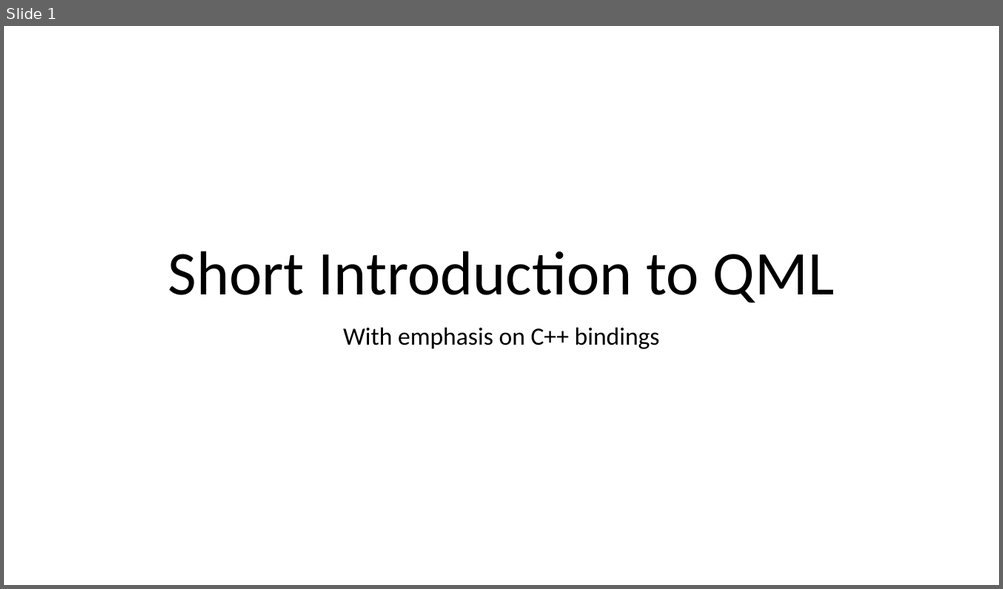
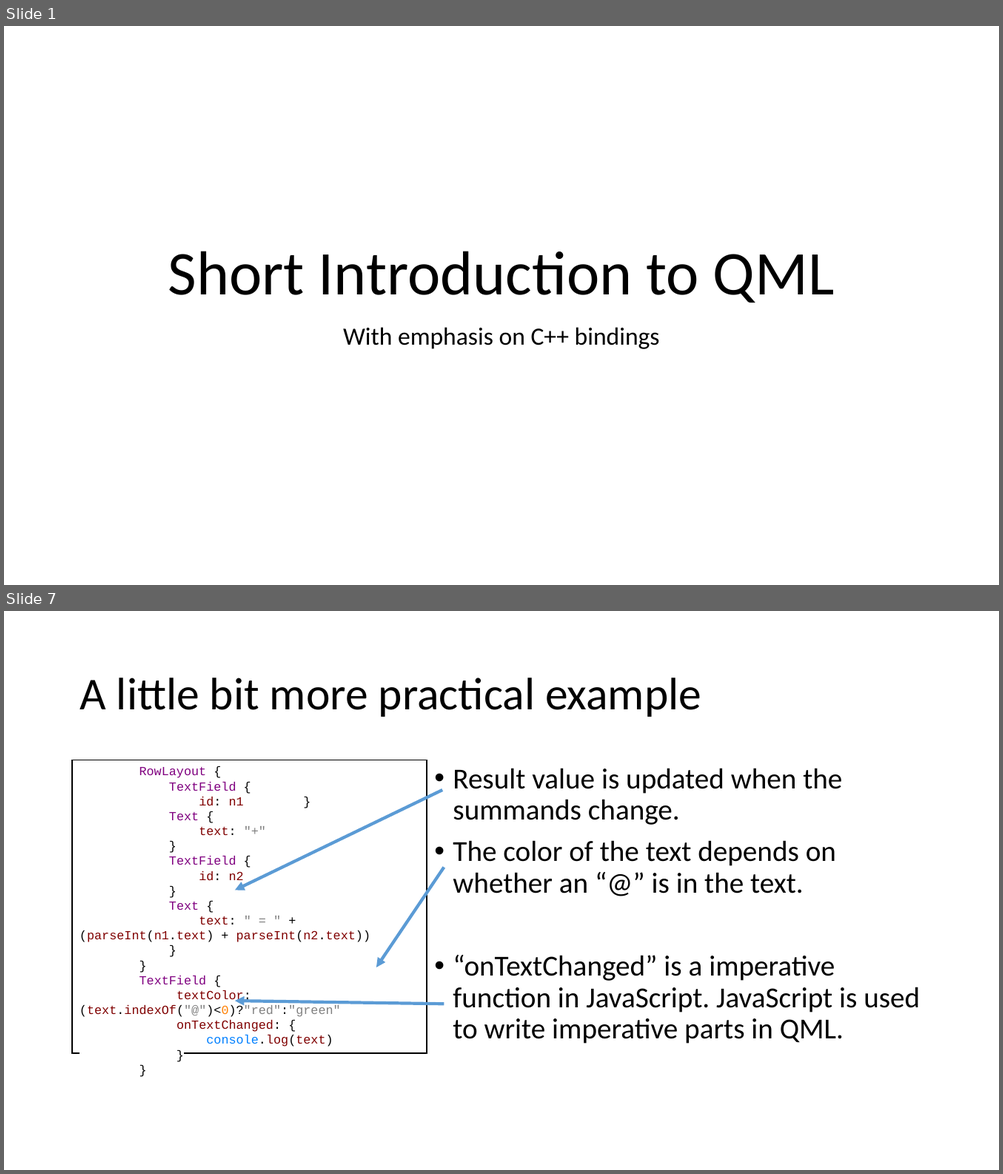
Before and after one commit to RudolfVonKrugstein/qml-presentation, a slide deck: Praesentation.pptx. Shown one above the other, each under a label of ours: slide 1 before the commit, slides 1 and 7 after it; the slides between them are not shown. The pictures are 1003x589 and 1003x1174 pixels, drawn with LibreOffice and Linux fonts; fonts in the diff are those of the drawing. Boxes give left, top, right and bottom in pixels: in the first picture for what was removed or moved away, otherwise in the second. Text is boxed around its words. In the diff, an @@ line names an element or a change of style, - is before the commit and + after.

```diff
--- a/Praesentation.pptx
+++ b/Praesentation.pptx
@@ slide 7 added at <box>4,611,999,1170</box>, background #FFFFFF @@
@@ title added at <box>79,678,701,717</box>, 44 pt, text #000000 @@
+A little bit more practical example
@@ rectangle added at <box>72,760,427,1054</box>, fill #FFFFFF, outline #000000 1 pt, 12 pt, text #800000 @@
+RowLayout {
+TextField {
+id: n1 }
+Text {
+text: "+"
+}
+TextField {
+id: n2
+}
+Text {
+text: " = " + (parseInt(n1.text) + parseInt(n2.text))
+}
+}
+TextField {
+textColor: (text.indexOf("@")<0)?"red":"green"
+onTextChanged: {
+console.log(text)
+}
+}
@@ text added at <box>452,768,919,1044</box>, 28 pt, text #000000 @@
+• Result value is updated when the summands change.
+• The color of the text depends on whether an “@” is in the text.
+• “onTextChanged” is a imperative function in JavaScript. JavaScript is used to write imperative parts in QML.
@@ arrow added from (443, 790) to (235, 890), #5B9BD5 3 pt @@
@@ arrow added from (444, 868) to (376, 968), #5B9BD5 3 pt @@
@@ arrow added from (444, 1004) to (235, 1001), #5B9BD5 3 pt @@
```
Also in this commit, not shown: 3 slides changed, 13 other slides added.
